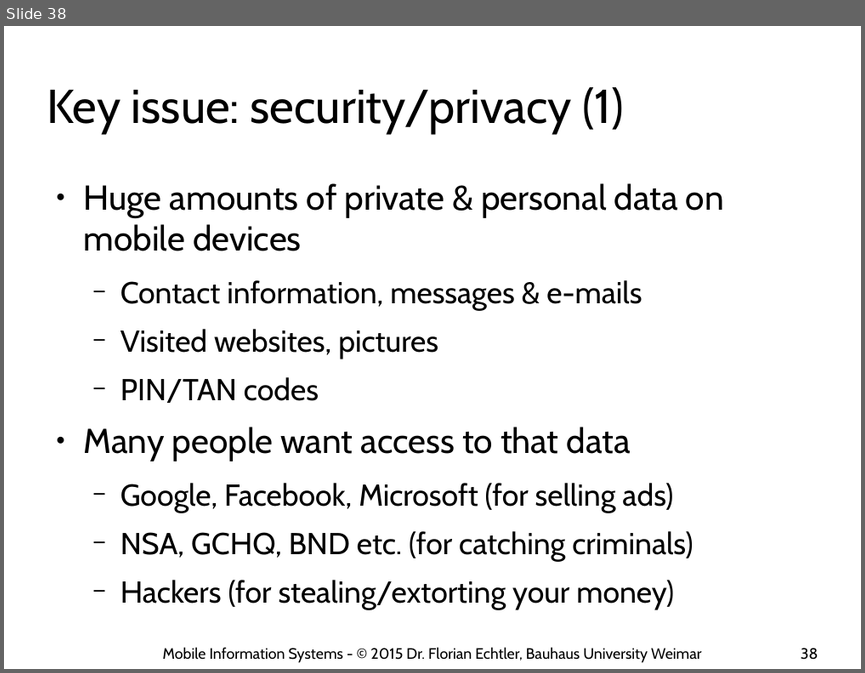
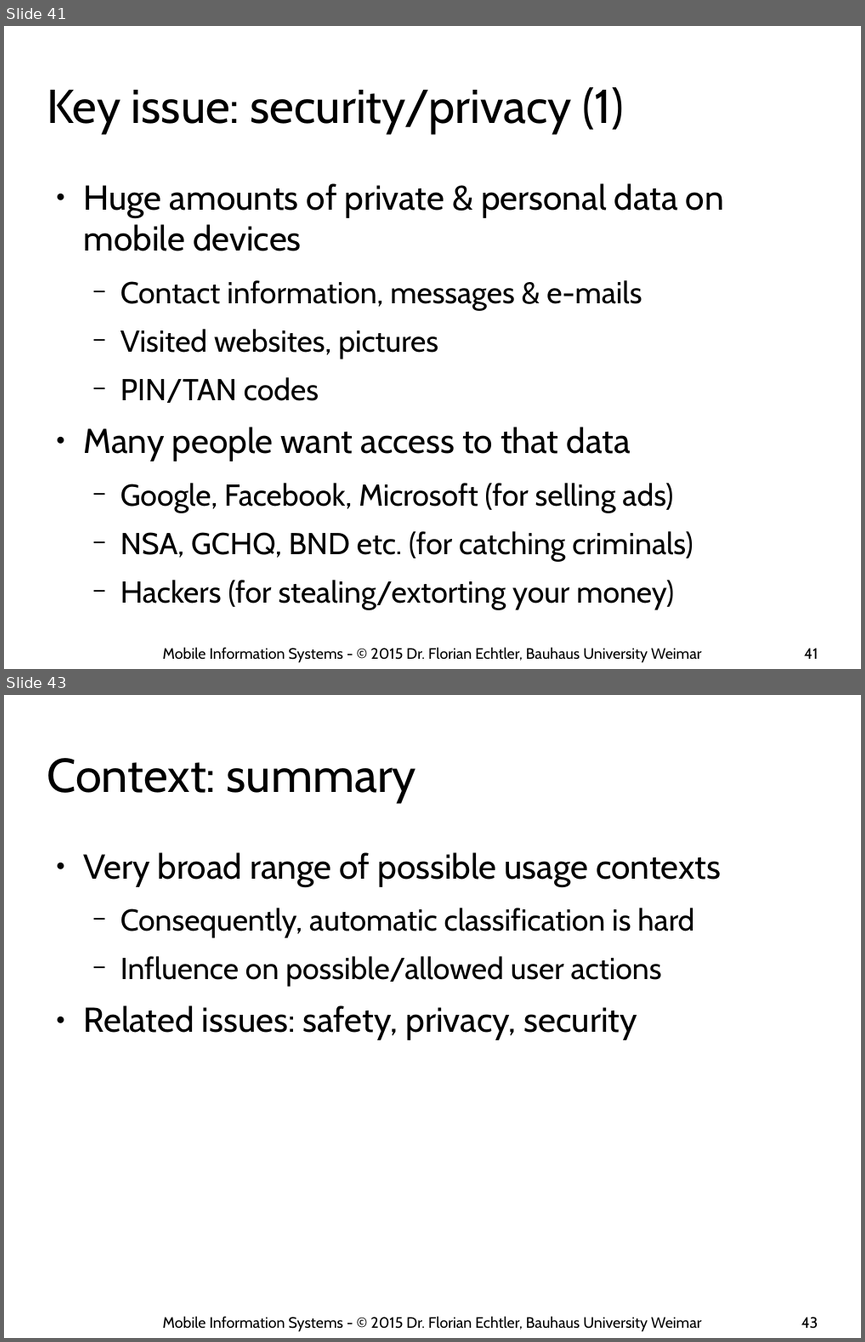
Before and after one commit to floe/mobile-information-systems, a slide deck: 02-big-issues.odp. Shown one above the other, each under a label of ours: slide 38 before the commit, slides 41 and 43 after it; the slides between them are not shown. The pictures are 865x673 and 865x1342 pixels, drawn with LibreOffice and Linux fonts; fonts in the diff are those of the drawing; background and template pictures are left out. Boxes give left, top, right and bottom in pixels: in the first picture for what was removed or moved away, otherwise in the second. Text is boxed around its words. In the diff, an @@ line names an element or a change of style, - is before the commit and + after.

Commit message:
add summary slides

```diff
--- a/02-big-issues.odp
+++ b/02-big-issues.odp
@@ slide 43 added at (x1=4, y1=695, x2=861, y2=1338), background #FFFFFF @@
@@ title added at (x1=46, y1=758, x2=416, y2=802), 44 pt, text #000000 @@
+Context: summary
@@ text added at (x1=84, y1=852, x2=721, y2=1040), 28 pt, text #000000 @@
+● Very broad range of possible usage contexts
+  − Consequently, automatic classification is hard
+  − Influence on possible/allowed user actions
+● Related issues: safety, privacy, security
@@ text added at (x1=163, y1=1315, x2=701, y2=1332), 14 pt, text #000000 @@
+Mobile Information Systems - © 2015 Dr. Florian Echtler, Bauhaus University Weimar
@@ page number added at (x1=801, y1=1316, x2=818, y2=1328), 14 pt, text #000000 @@
+43
@@ what was slide 38 is now slide 41 @@
@@ page number at (x1=804, y1=647, x2=817, y2=658): text changed @@
-38
+41
```
Also in this commit, not shown: 3 slides changed, 3 other slides added.
